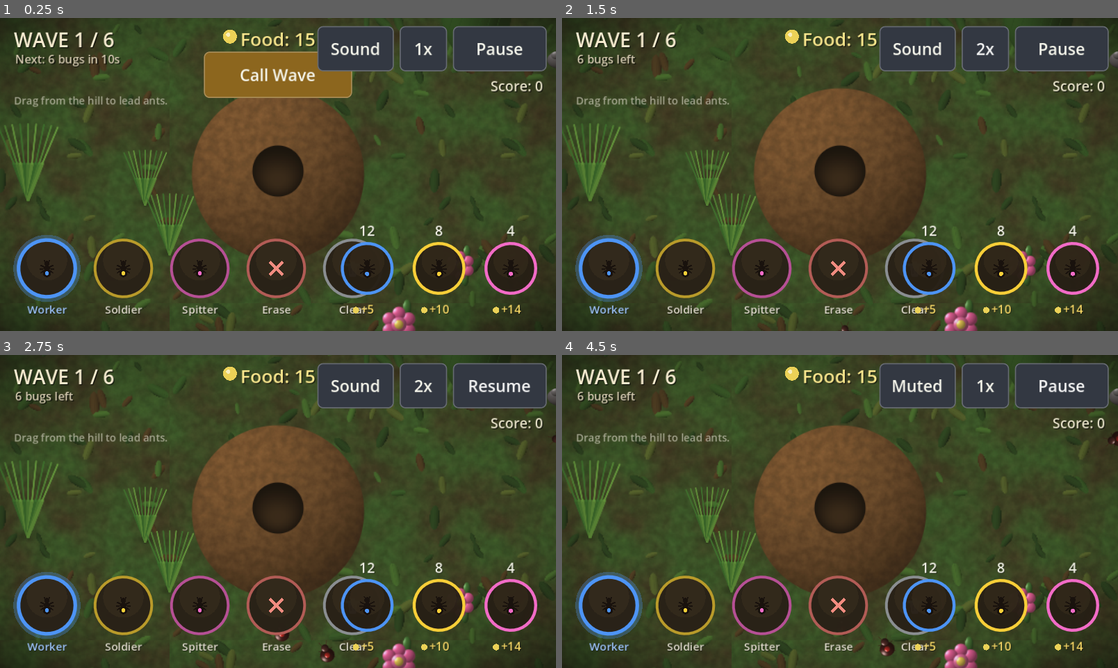
Above: before the commit, frames 1-4 (two rows, left to right).
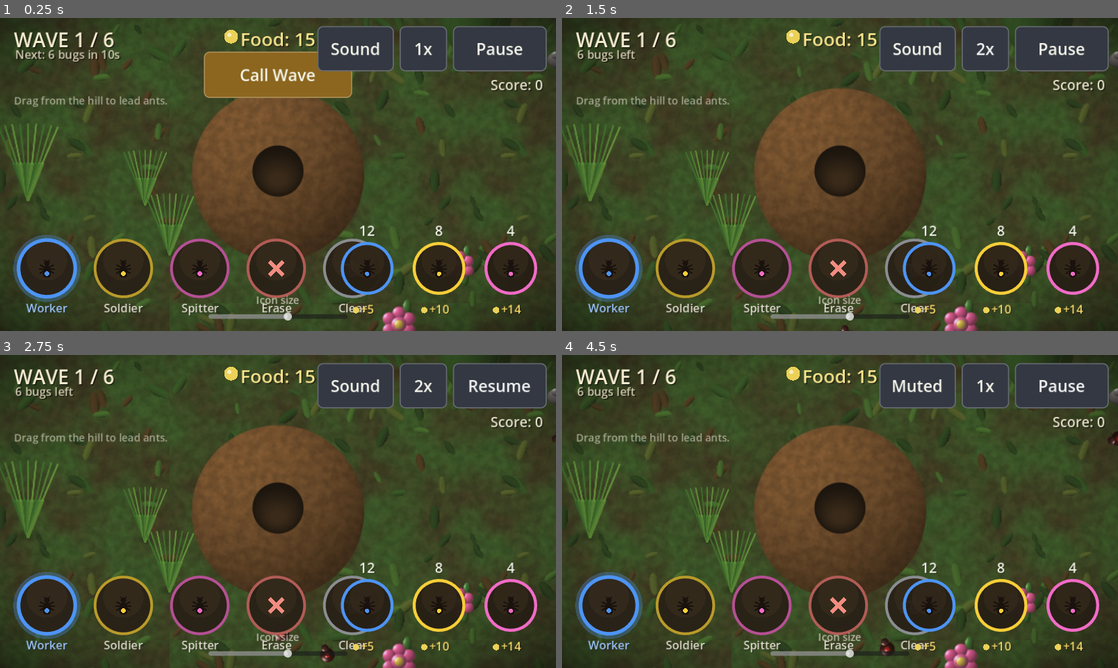
Above: after the commit, the same moments.

Repository: getarsenal/colony-commander
Game: Godot game, scene res://scenes/Main.tscn
Same seed, same stepped clock (60 frames per second), same inputs: the game is played once before the commit and once after it.
Inputs:
- Up to frame 1 (0.25 s): no input
- Up to frame 2 (1.5 s): click "Call Wave" at 0.5 s; click "1x" at 1.25 s
- Up to frame 3 (2.75 s): click "Pause" at 2 s
- Up to frame 4 (4.5 s): click "Sound" at 2.75 s; click "2x" at 3.5 s; click "Resume" at 4.25 s

The runs differ from the first frame. In frame 1, 1.7% of the frame differs, in the area x 2-98%, y 3-97%; in frame 2, 1.6%; in frame 3, 1.5%; in frame 4, 1.6%.

Commit message:
Add a persistent UI icon-size slider
Add a Settings autoload (user:// persisted) holding a UI scale, and a bottom-
centre "Icon size" slider in the HUD. The caste panel, spawn panel, top buttons,
and HUD/top-bar text all scale from it live; the choice is saved between
sessions. First-run default is smaller on non-touch devices (desktop) and full
size on touch, so it isn't oversized on desktop out of the box.

Parses clean; headless smoke clean; verified at scale 0.6 and 1.0 via xvfb
renders; web build exported.

https://claude.ai/code/session_011hkUGhTeefueTvzyEjhAPX

Diff:
--- a/project.godot
+++ b/project.godot
@@ -15,6 +15,7 @@
 [autoload]
 
 Audio="*res://audio/audio.gd"
+Settings="*res://ui/settings.gd"
 
 [display]
 
--- a/ui/caste_button.gd
+++ b/ui/caste_button.gd
@@ -19,7 +19,7 @@
 var selected := false
 
 func _ready() -> void:
-	custom_minimum_size = Vector2(W, HT)
+	custom_minimum_size = Vector2(W, HT) * Settings.ui_scale
 
 func _gui_input(event: InputEvent) -> void:
 	# Handle ONLY the mouse event. The project emulates mouse-from-touch, so a
@@ -30,21 +30,25 @@
 		accept_event()
 
 func _process(_delta: float) -> void:
+	# track the live UI scale so the whole panel resizes with the slider
+	custom_minimum_size = Vector2(W, HT) * Settings.ui_scale
 	queue_redraw()
 
 func _draw() -> void:
-	var c := Vector2(size.x * 0.5, RAD + 6.0)
+	var s := size.y / HT                # 1.0 at base, follows the size slider
+	var rad := RAD * s
+	var c := Vector2(size.x * 0.5, rad + 6.0 * s)
 	# selected glow
 	if selected:
-		draw_circle(c, RAD + 8.0, Color(accent, 0.30))
+		draw_circle(c, rad + 8.0 * s, Color(accent, 0.30))
 	# disc + soft inner shade
-	draw_circle(c, RAD, Color(0.16, 0.13, 0.09, 0.98))
-	draw_circle(c - Vector2(0, RAD * 0.28), RAD * 0.7, Color(0.22, 0.18, 0.12, 0.6))
+	draw_circle(c, rad, Color(0.16, 0.13, 0.09, 0.98))
+	draw_circle(c - Vector2(0, rad * 0.28), rad * 0.7, Color(0.22, 0.18, 0.12, 0.6))
 	# accent ring
 	var ring := accent if selected else accent.darkened(0.25)
-	draw_arc(c, RAD - 1.0, 0.0, TAU, 40, ring, 5.0 if selected else 3.5, true)
+	draw_arc(c, rad - 1.0 * s, 0.0, TAU, 40, ring, (5.0 if selected else 3.5) * s, true)
 
-	var k := 1.4
+	var k := 1.5 * s
 	match kind:
 		Kind.CASTE:
 			_draw_ant(c, k)
@@ -55,11 +59,11 @@
 
 	var f := ThemeDB.fallback_font
 	if f != null:
-		var sz := 19
+		var sz := int(round(20 * s))
 		var tw := f.get_string_size(label_text, HORIZONTAL_ALIGNMENT_LEFT, -1, sz).x
 		var col := accent.lerp(Color.WHITE, 0.45) if selected else Color(0.88, 0.86, 0.80)
-		draw_string(f, Vector2((size.x - tw) * 0.5 + 1, HT - 7), label_text, HORIZONTAL_ALIGNMENT_LEFT, -1, sz, Color(0, 0, 0, 0.6))
-		draw_string(f, Vector2((size.x - tw) * 0.5, HT - 8), label_text, HORIZONTAL_ALIGNMENT_LEFT, -1, sz, col)
+		draw_string(f, Vector2((size.x - tw) * 0.5 + 1, size.y - 9 * s), label_text, HORIZONTAL_ALIGNMENT_LEFT, -1, sz, Color(0, 0, 0, 0.6))
+		draw_string(f, Vector2((size.x - tw) * 0.5, size.y - 10 * s), label_text, HORIZONTAL_ALIGNMENT_LEFT, -1, sz, col)
 
 func _draw_ant(c: Vector2, k: float) -> void:
 	var dark := Color(0.10, 0.07, 0.05)
--- a/ui/hud.gd
+++ b/ui/hud.gd
@@ -21,7 +21,17 @@
 var _overlay_title: Label
 var _overlay_sub: Label
 var _restart_btn: Button
+var _slider: HSlider
+var _size_label: Label
 var _fast := false
+var _applied_scale := -1.0
+
+# base (scale-1.0) sizes for the top controls
+const _CALL := Vector2(256, 80)
+const _SPEED := Vector2(82, 78)
+const _PAUSE := Vector2(162, 78)
+const _MUTE := Vector2(132, 78)
+const _RESTART := Vector2(330, 88)
 
 func _ready() -> void:
 	layer = 6  # above the world (0) and the caste panel (5)
@@ -34,20 +44,39 @@
 	_topbar.mouse_filter = Control.MOUSE_FILTER_IGNORE
 	add_child(_topbar)
 
-	_call_btn = _make_button("Call Wave", Color(0.55, 0.40, 0.12), Vector2(256, 80))
+	_call_btn = _make_button("Call Wave", Color(0.55, 0.40, 0.12), _CALL)
 	_call_btn.pressed.connect(_on_call)
 	add_child(_call_btn)
-	_speed_btn = _make_button("1x", Color(0.20, 0.22, 0.26), Vector2(82, 78))
+	_speed_btn = _make_button("1x", Color(0.20, 0.22, 0.26), _SPEED)
 	_speed_btn.pressed.connect(_on_speed)
 	add_child(_speed_btn)
-	_pause_btn = _make_button("Pause", Color(0.20, 0.22, 0.26), Vector2(162, 78))
+	_pause_btn = _make_button("Pause", Color(0.20, 0.22, 0.26), _PAUSE)
 	_pause_btn.pressed.connect(_on_pause)
 	add_child(_pause_btn)
-	_mute_btn = _make_button("Sound", Color(0.20, 0.22, 0.26), Vector2(132, 78))
+	_mute_btn = _make_button("Sound", Color(0.20, 0.22, 0.26), _MUTE)
 	_mute_btn.pressed.connect(_on_mute)
 	add_child(_mute_btn)
 
 	_build_overlay()
+	_build_size_slider()
+	_apply_ui_scale(Settings.ui_scale)
+
+func _build_size_slider() -> void:
+	_size_label = _make_label(18, HORIZONTAL_ALIGNMENT_CENTER)
+	_size_label.text = "Icon size"
+	_size_label.add_theme_color_override("font_color", Color(0.86, 0.85, 0.78, 0.8))
+	_size_label.size = Vector2(240, 22)
+	add_child(_size_label)
+
+	_slider = HSlider.new()
+	_slider.min_value = Settings.MIN
+	_slider.max_value = Settings.MAX
+	_slider.step = 0.05
+	_slider.value = Settings.ui_scale
+	_slider.custom_minimum_size = Vector2(240, 30)
+	_slider.size = Vector2(240, 30)
+	_slider.value_changed.connect(_on_size)
+	add_child(_slider)
 
 func _build_overlay() -> void:
 	_overlay = Control.new()
@@ -76,6 +105,14 @@
 	if director == null:
 		return
 	var vp := get_viewport().get_visible_rect().size
+
+	# re-apply the size setting whenever the slider moves
+	if absf(Settings.ui_scale - _applied_scale) > 0.001:
+		_apply_ui_scale(Settings.ui_scale)
+
+	# icon-size slider, bottom-centre (the corners hold the caste/spawn panels)
+	_slider.position = Vector2((vp.x - _slider.size.x) * 0.5, vp.y - 40)
+	_size_label.position = Vector2((vp.x - _size_label.size.x) * 0.5, vp.y - 66)
 
 	# top-right controls
 	_pause_btn.position = Vector2(vp.x - _pause_btn.size.x - 16, 14)
@@ -102,6 +139,24 @@
 		_center(_restart_btn, vp, 56)
 	else:
 		_overlay.visible = false
+
+func _on_size(v: float) -> void:
+	Settings.set_ui_scale(v)
+
+func _apply_ui_scale(s: float) -> void:
+	_applied_scale = s
+	_set_btn(_call_btn, _CALL, s)
+	_set_btn(_speed_btn, _SPEED, s)
+	_set_btn(_pause_btn, _PAUSE, s)
+	_set_btn(_mute_btn, _MUTE, s)
+	_set_btn(_restart_btn, _RESTART, s)
+	_overlay_title.add_theme_font_size_override("font_size", int(round(64 * s)))
+	_overlay_sub.add_theme_font_size_override("font_size", int(round(26 * s)))
+
+func _set_btn(b: Button, base: Vector2, s: float) -> void:
+	b.custom_minimum_size = base * s
+	b.size = base * s
+	b.add_theme_font_size_override("font_size", int(round(28 * s)))
 
 func _center(c: Control, vp: Vector2, dy: float) -> void:
 	c.size = c.get_combined_minimum_size()
--- a/ui/hud_topbar.gd
+++ b/ui/hud_topbar.gd
@@ -23,31 +23,34 @@
 		return
 	var w := size.x
 	var f := _font()
+	var us: float = Settings.ui_scale   # top text follows the icon-size slider too
 
 	# --- wave (top-left) ---
 	if director.is_victory():
-		_text(f, Vector2(24, 16), "LEVEL CLEARED", 34, Color(0.6, 0.95, 0.6))
+		_text(f, Vector2(24, 16), "LEVEL CLEARED", int(34 * us), Color(0.6, 0.95, 0.6))
 	elif director.is_defeat():
-		_text(f, Vector2(24, 16), "HILL OVERRUN", 34, Color(0.95, 0.45, 0.4))
+		_text(f, Vector2(24, 16), "HILL OVERRUN", int(34 * us), Color(0.95, 0.45, 0.4))
 	else:
 		var shown = min(director.wave_index + 1, director.total_waves())
-		_text(f, Vector2(24, 14), "WAVE %d / %d" % [shown, director.total_waves()], 34, Color(0.97, 0.93, 0.82))
+		_text(f, Vector2(24, 14), "WAVE %d / %d" % [shown, director.total_waves()], int(34 * us), Color(0.97, 0.93, 0.82))
 		var sub := ""
 		if director.is_prep():
 			sub = "Next: %d bugs in %ds" % [director.incoming_preview(), int(ceil(director.prep_timer))]
 		else:
 			sub = "%d bugs left" % director.enemies_remaining()
-		_text(f, Vector2(26, 56), sub, 20, Color(0.82, 0.78, 0.68))
+		_text(f, Vector2(26, 16 + 32 * us), sub, int(20 * us), Color(0.82, 0.78, 0.68))
 
 	# --- food (top-centre, with a pellet) ---
+	var fsz := int(32 * us)
 	var fs := "Food: %d" % colony.food
-	var fw := f.get_string_size(fs, HORIZONTAL_ALIGNMENT_LEFT, -1, 32).x
+	var fw := f.get_string_size(fs, HORIZONTAL_ALIGNMENT_LEFT, -1, fsz).x
 	var fcx := w * 0.5
-	draw_circle(Vector2(fcx - fw * 0.5 - 18, 32), 12, Color(0.92, 0.82, 0.34))
-	draw_circle(Vector2(fcx - fw * 0.5 - 21, 29), 3.5, Color(1, 1, 1, 0.6))
-	_text(f, Vector2(fcx - fw * 0.5, 14), fs, 32, Color(0.97, 0.90, 0.55))
+	draw_circle(Vector2(fcx - fw * 0.5 - 16 * us, 16 + 16 * us), 12 * us, Color(0.92, 0.82, 0.34))
+	draw_circle(Vector2(fcx - fw * 0.5 - 19 * us, 13 + 16 * us), 3.5 * us, Color(1, 1, 1, 0.6))
+	_text(f, Vector2(fcx - fw * 0.5, 14), fs, fsz, Color(0.97, 0.90, 0.55))
 
-	# --- score (top-right, under the control buttons) ---
+	# --- score (top-right, under the control buttons which scale by us) ---
+	var ssz := int(24 * us)
 	var ss := "Score: %d" % (director.enemies_killed * 10)
-	var sw := f.get_string_size(ss, HORIZONTAL_ALIGNMENT_LEFT, -1, 24).x
-	_text(f, Vector2(w - 22 - sw, 100), ss, 24, Color(0.90, 0.88, 0.78))
+	var sw := f.get_string_size(ss, HORIZONTAL_ALIGNMENT_LEFT, -1, ssz).x
+	_text(f, Vector2(w - 22 - sw, 20 + 78 * us), ss, ssz, Color(0.90, 0.88, 0.78))
--- /dev/null
+++ b/ui/settings.gd
@@ -0,0 +1,24 @@
+## Tiny persisted settings singleton (autoload "Settings"). Holds the on-screen
+## UI scale so the player can size the icons/buttons to their device, saved to
+## user:// so it sticks between sessions.
+extends Node
+
+const PATH := "user://settings.cfg"
+const MIN := 0.45
+const MAX := 1.4
+
+var ui_scale := 1.0
+
+func _ready() -> void:
+	var c := ConfigFile.new()
+	if c.load(PATH) == OK:
+		ui_scale = clampf(float(c.get_value("ui", "scale", 1.0)), MIN, MAX)
+	else:
+		# first run: phones want big touch targets; desktop/mouse wants smaller
+		ui_scale = 1.0 if DisplayServer.is_touchscreen_available() else 0.65
+
+func set_ui_scale(s: float) -> void:
+	ui_scale = clampf(s, MIN, MAX)
+	var c := ConfigFile.new()
+	c.set_value("ui", "scale", ui_scale)
+	c.save(PATH)
--- a/ui/spawn_button.gd
+++ b/ui/spawn_button.gd
@@ -17,7 +17,7 @@
 var affordable := true
 
 func _ready() -> void:
-	custom_minimum_size = Vector2(W, HT)
+	custom_minimum_size = Vector2(W, HT) * Settings.ui_scale
 
 func _gui_input(event: InputEvent) -> void:
 	# mouse only (touch arrives as mouse via emulate-mouse-from-touch)
@@ -26,34 +26,39 @@
 		accept_event()
 
 func _process(_delta: float) -> void:
+	custom_minimum_size = Vector2(W, HT) * Settings.ui_scale
 	queue_redraw()
 
 func _draw() -> void:
 	var f := ThemeDB.fallback_font
+	var s := size.y / HT                # follows the size slider
+	var rad := RAD * s
 	var dim := 1.0 if affordable else 0.45
-	var c := Vector2(size.x * 0.5, 64.0)
+	var c := Vector2(size.x * 0.5, 64.0 * s)
 
 	# count (top)
 	if f != null:
+		var csz := int(round(24 * s))
 		var cs := str(count)
-		var cw := f.get_string_size(cs, HORIZONTAL_ALIGNMENT_LEFT, -1, 24).x
-		draw_string(f, Vector2((size.x - cw) * 0.5 + 1, 9), cs, HORIZONTAL_ALIGNMENT_LEFT, -1, 24, Color(0, 0, 0, 0.6))
-		draw_string(f, Vector2((size.x - cw) * 0.5, 8), cs, HORIZONTAL_ALIGNMENT_LEFT, -1, 24, Color(0.95, 0.95, 0.9, dim))
+		var cw := f.get_string_size(cs, HORIZONTAL_ALIGNMENT_LEFT, -1, csz).x
+		draw_string(f, Vector2((size.x - cw) * 0.5 + 1, 9 * s), cs, HORIZONTAL_ALIGNMENT_LEFT, -1, csz, Color(0, 0, 0, 0.6))
+		draw_string(f, Vector2((size.x - cw) * 0.5, 8 * s), cs, HORIZONTAL_ALIGNMENT_LEFT, -1, csz, Color(0.95, 0.95, 0.9, dim))
 
 	# disc + ring
-	draw_circle(c, RAD, Color(0.15, 0.12, 0.08, 0.97 * (0.7 + 0.3 * dim)))
-	draw_circle(c - Vector2(0, RAD * 0.3), RAD * 0.68, Color(0.21, 0.17, 0.11, 0.6 * dim))
-	draw_arc(c, RAD - 1.0, 0.0, TAU, 36, Color(accent, dim), 4.0, true)
-	_draw_ant(c, 1.55, dim)
+	draw_circle(c, rad, Color(0.15, 0.12, 0.08, 0.97 * (0.7 + 0.3 * dim)))
+	draw_circle(c - Vector2(0, rad * 0.3), rad * 0.68, Color(0.21, 0.17, 0.11, 0.6 * dim))
+	draw_arc(c, rad - 1.0 * s, 0.0, TAU, 36, Color(accent, dim), 4.0 * s, true)
+	_draw_ant(c, 1.55 * s, dim)
 
 	# cost (bottom) with a little food pip
 	if f != null:
+		var psz := int(round(20 * s))
 		var cost_col := Color(0.97, 0.85, 0.4, dim)
 		var cstr := "+%d" % cost
-		var cw2 := f.get_string_size(cstr, HORIZONTAL_ALIGNMENT_LEFT, -1, 20).x
-		draw_circle(Vector2((size.x - cw2) * 0.5 - 8, HT - 14), 5.5, Color(0.92, 0.82, 0.34, dim))
-		draw_string(f, Vector2((size.x - cw2) * 0.5 + 1, HT - 7), cstr, HORIZONTAL_ALIGNMENT_LEFT, -1, 20, Color(0, 0, 0, 0.6))
-		draw_string(f, Vector2((size.x - cw2) * 0.5, HT - 8), cstr, HORIZONTAL_ALIGNMENT_LEFT, -1, 20, cost_col)
+		var cw2 := f.get_string_size(cstr, HORIZONTAL_ALIGNMENT_LEFT, -1, psz).x
+		draw_circle(Vector2((size.x - cw2) * 0.5 - 8 * s, size.y - 14 * s), 5.5 * s, Color(0.92, 0.82, 0.34, dim))
+		draw_string(f, Vector2((size.x - cw2) * 0.5 + 1, size.y - 7 * s), cstr, HORIZONTAL_ALIGNMENT_LEFT, -1, psz, Color(0, 0, 0, 0.6))
+		draw_string(f, Vector2((size.x - cw2) * 0.5, size.y - 8 * s), cstr, HORIZONTAL_ALIGNMENT_LEFT, -1, psz, cost_col)
 
 func _draw_ant(c: Vector2, k: float, dim: float) -> void:
 	var dark := Color(0.10, 0.07, 0.05, dim)
